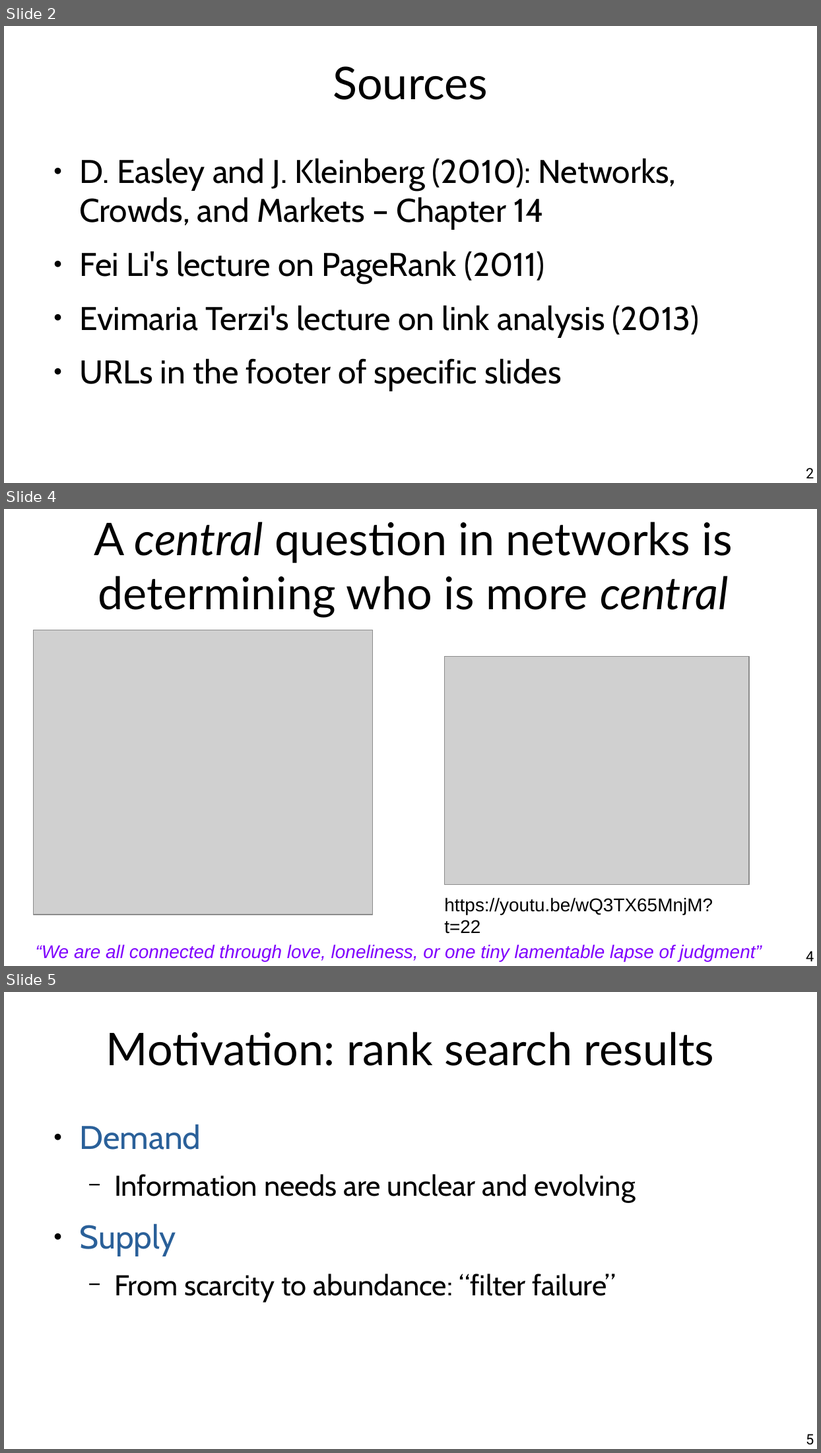
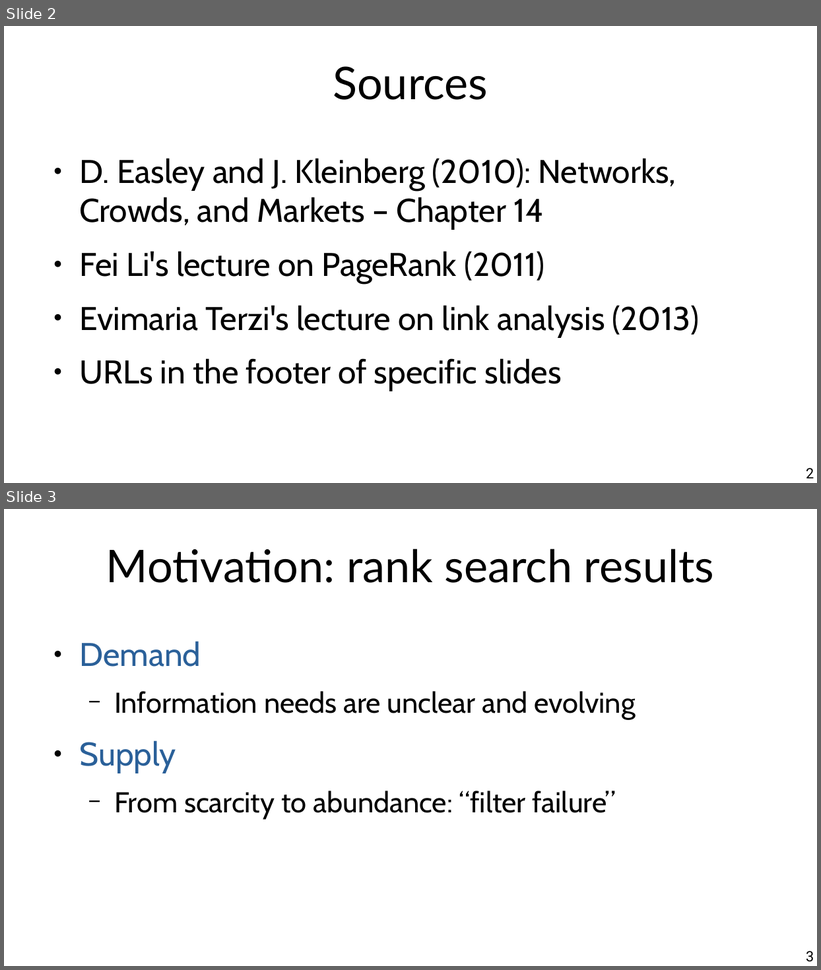
Before and after one commit to chatox/networks-science-course, a slide deck: theory/odp/tt08-hubs_authorities.odp. Shown one above the other, each under a label of ours: slides 2, 4 and 5 before the commit, slides 2 and 3 after it; the slides between them are not shown. The pictures are 821x1453 and 821x970 pixels, drawn with LibreOffice and Linux fonts; fonts in the diff are those of the drawing; grey boxes stand for pictures. Boxes give left, top, right and bottom in pixels: in the first picture for what was removed or moved away, otherwise in the second. Text is boxed around its words. In the diff, an @@ line names an element or a change of style, - is before the commit and + after.

```diff
--- a/theory/odp/tt08-hubs_authorities.odp
+++ b/theory/odp/tt08-hubs_authorities.odp
@@ slide 4 removed at (4, 509, 817, 966), background #FFFFFF @@
@@ title removed at (94, 522, 733, 618) @@
-A central question in networks is determining who is more central
@@ picture removed at (34, 630, 373, 915) @@
@@ picture removed at (444, 657, 749, 885) @@
@@ text removed at (444, 898, 713, 934) @@
-https://youtu.be/wQ3TX65MnjM?t=22
@@ text removed at (36, 945, 762, 962) @@
-“We are all connected through love, loneliness, or one tiny lamentable lapse of judgment”
@@ page number removed at (806, 951, 814, 962) @@
-4
@@ what was slide 5 is now slide 3 @@
@@ page number at (806, 951, 814, 962): text changed @@
-5
+3
```
Also in this commit, not shown: 4 slides changed, 3 other slides removed, 1 other file.
